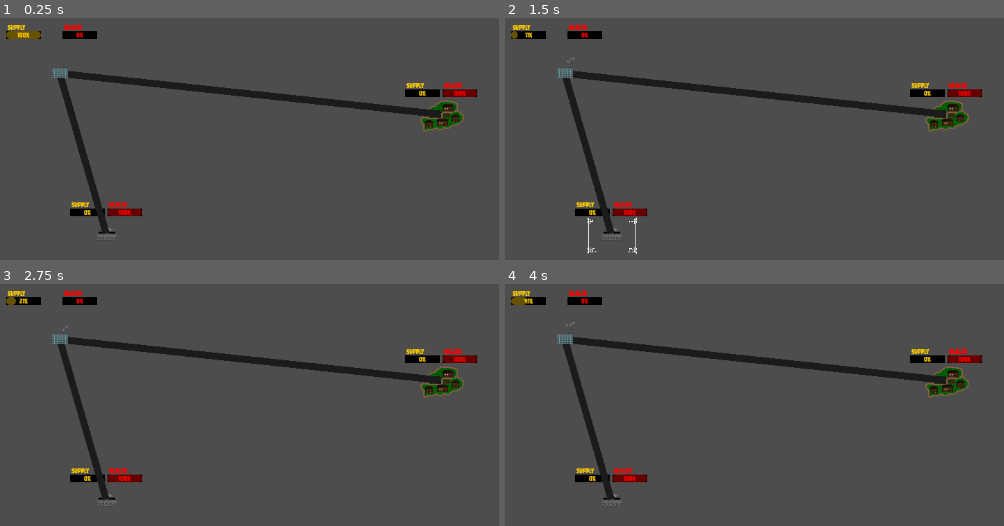
Above: before the commit, frames 1-4 (two rows, left to right).
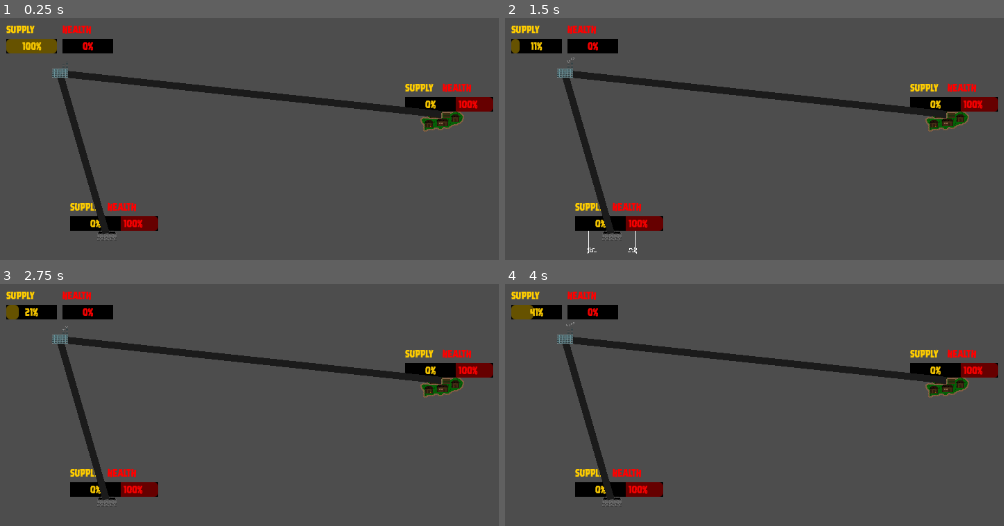
Above: after the commit, the same moments.

Repository: lewis785/ludum-dare-53
Game: Godot game, scene res://scenes/davids_scene.tscn
Same seed, same stepped clock (60 frames per second), same inputs: the game is played once before the commit and once after it. This scene is started directly instead of the project's main scene.
Inputs (mouse positions are in pixels of both pictures, inside the frame that each line leads up to):
- Up to frame 1 (0.25 s): no input
- Up to frame 2 (1.5 s): tap Enter at 0.5 s; move the mouse to (949, 114) at 0.52 s; press the mouse at (949, 114) at 0.53 s; tap Space at 1.25 s; move the mouse to (609, 233) at 1.27 s; release the mouse at (609, 233) at 1.28 s; tap S (camera_down) at 1.35 s; click (609, 233) at 1.42 s
- Up to frame 3 (2.75 s): move the mouse to (4, 378) at 2.02 s; hold A (camera_left) from 2.03 s (still down); click (4, 378) at 2.17 s
- Up to frame 4 (4 s): tap Enter at 2.75 s; move the mouse to (789, 446) at 2.77 s; release A (camera_left) at 2.78 s; tap D (camera_right) at 2.85 s; click (789, 446) at 2.92 s; tap Space at 3.5 s; move the mouse to (629, 332) at 3.52 s; hold W (camera_up) from 3.53 s (still down); click (629, 332) at 3.67 s

The runs differ from the first frame. In frame 1, 5.2% of the frame differs, in the area x 1-99%, y 2-89%; in frame 2, 5.2%; in frame 3, 5.2%; in frame 4, 5.2%.

Commit message:
ADD score incrementation and display logic

Diff:
--- a/scenes/menu/menu.tscn
+++ b/scenes/menu/menu.tscn
@@ -1,6 +1,7 @@
-[gd_scene load_steps=2 format=3 uid="uid://euned6naim70"]
+[gd_scene load_steps=3 format=3 uid="uid://euned6naim70"]
 
 [ext_resource type="Script" path="res://scenes/menu/menu.gd" id="1_sm4jw"]
+[ext_resource type="PackedScene" uid="uid://du2mrpacolk4i" path="res://scenes/score/score_display.tscn" id="2_gqeni"]
 
 [node name="menu" type="Node2D"]
 process_mode = 3
@@ -56,7 +57,6 @@
 fit_content = true
 
 [node name="controls" type="Node2D" parent="CanvasLayer"]
-visible = false
 
 [node name="pause_button" type="Button" parent="CanvasLayer/controls"]
 visibility_layer = 524288
@@ -81,6 +81,10 @@
 offset_bottom = 91.0
 text = "skip"
 metadata/_edit_use_anchors_ = true
+
+[node name="ScoreDisplay" parent="CanvasLayer/controls" instance=ExtResource("2_gqeni")]
+position = Vector2(1050, 86)
+rotation = -0.0144437
 
 [node name="end" type="Node2D" parent="CanvasLayer"]
 
--- a/scenes/status_bar/status_bar.tscn
+++ b/scenes/status_bar/status_bar.tscn
@@ -5,14 +5,12 @@
 
 [sub_resource type="Theme" id="Theme_adewy"]
 default_font = ExtResource("1_if7jo")
-default_font_size = 10
 
 [sub_resource type="StyleBoxFlat" id="StyleBoxFlat_48n52"]
 bg_color = Color(0, 0, 0, 1)
 
 [sub_resource type="Theme" id="Theme_bp1q4"]
 default_font = ExtResource("1_if7jo")
-default_font_size = 10
 
 [node name="status_bar" type="Control"]
 z_as_relative = false
@@ -23,17 +21,16 @@
 
 [node name="ProgressBar" type="ProgressBar" parent="."]
 layout_mode = 0
-offset_top = 11.0
-offset_right = 50.0
-offset_bottom = 22.0
+offset_top = 22.0
+offset_right = 73.0
+offset_bottom = 43.0
 theme = SubResource("Theme_adewy")
 theme_override_styles/background = SubResource("StyleBoxFlat_48n52")
 value = 45.0
 
 [node name="Label" type="Label" parent="."]
 layout_mode = 0
-offset_left = 2.0
-offset_right = 46.0
-offset_bottom = 14.0
+offset_right = 40.0
+offset_bottom = 23.0
 theme = SubResource("Theme_bp1q4")
 text = "Status Bar"
--- a/scenes/structure/structure.gd
+++ b/scenes/structure/structure.gd
@@ -19,7 +19,6 @@
 @export var parent_name : String = 'spawn'
 
 var local_name:	String
-
 
 @export var projectile: PackedScene = preload("res://scenes/projectile/projectile.tscn")
 
@@ -42,6 +41,7 @@
 # Called when the node enters the scene tree for the first time.
 func _ready():
 	self.local_name = self.name
+	$ScoreTimer.start()
 	signal_bus = get_node("/root/SignalBus")
 	signal_bus.connect("do_damage_to_enemy", subtract_damage_from_enemies)
 
@@ -150,8 +150,9 @@
 	if enemy.health <= 0:
 		enemy_store.add_enemy_to_remove(enemy)
 
-func consume_supplies():
-	$SupplyStore.remove_supply(supplies_consumption)
+func consume_supplies(amount):
+	$SupplyStore.remove_supply(amount)
+	$supply.set_percentage($SupplyStore.supplies)
 
 func fire_turret(enemy):
 	if projectile:
@@ -165,7 +166,7 @@
 
 func process_attacks(enemy):
 	if enemy_store.enemy_in_range_exists(enemy):
-		consume_supplies()
+		consume_supplies(1)
 		fire_turret(enemy)
 
 func handle_fire_rate(delta):
@@ -228,7 +229,7 @@
 	_border.hide()
 	pass # Replace with function body.
 
-
 func _on_score_timer_timeout():
-	if $SupplyStore.has_required_supply(20):
+	if !is_tower && $SupplyStore.has_required_supplies(5):
+		consume_supplies(5)
 		signal_bus.emit_signal("score_update", 100)
--- a/scenes/structure/structure.tscn
+++ b/scenes/structure/structure.tscn
@@ -179,6 +179,9 @@
 label = "Supply"
 colour = Color(1, 0.803922, 0, 1)
 
+[node name="ScoreTimer" type="Timer" parent="."]
+wait_time = 5.0
+
 [node name="AudioStreamPlayer2D" type="AudioStreamPlayer2D" parent="."]
 stream = ExtResource("10_27gmi")
 
@@ -189,3 +192,4 @@
 [connection signal="mouse_exited" from="StructureArea2D" to="." method="_on_structure_area_2d_mouse_exited"]
 [connection signal="body_entered" from="RangeArea2D" to="." method="_on_range_area_2d_body_entered"]
 [connection signal="body_exited" from="RangeArea2D" to="." method="_on_range_area_2d_body_exited"]
+[connection signal="timeout" from="ScoreTimer" to="." method="_on_score_timer_timeout"]
